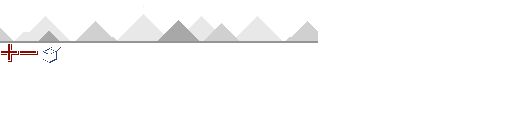
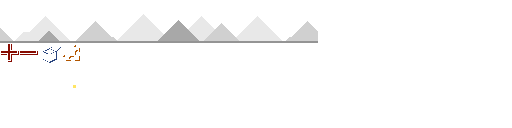
The second w=512, h=128 image is a revision of the first. Changes to its layers:
added layer "progress_bar" above "progress_bar #1" over [63, 45, 78, 59]
added layer "progress_bar #1" above "Packs_Icons" over [63, 45, 80, 88]
